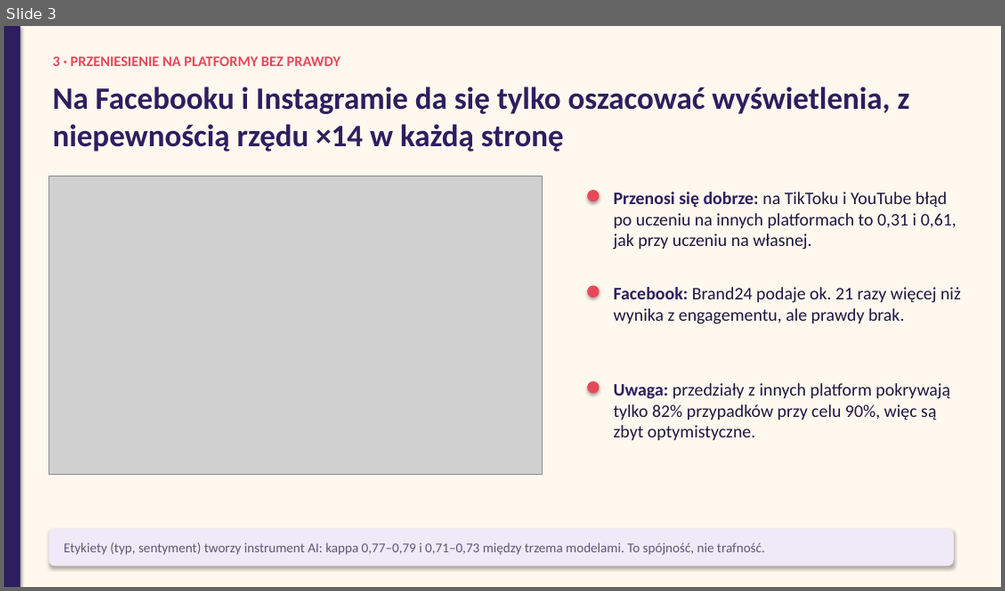
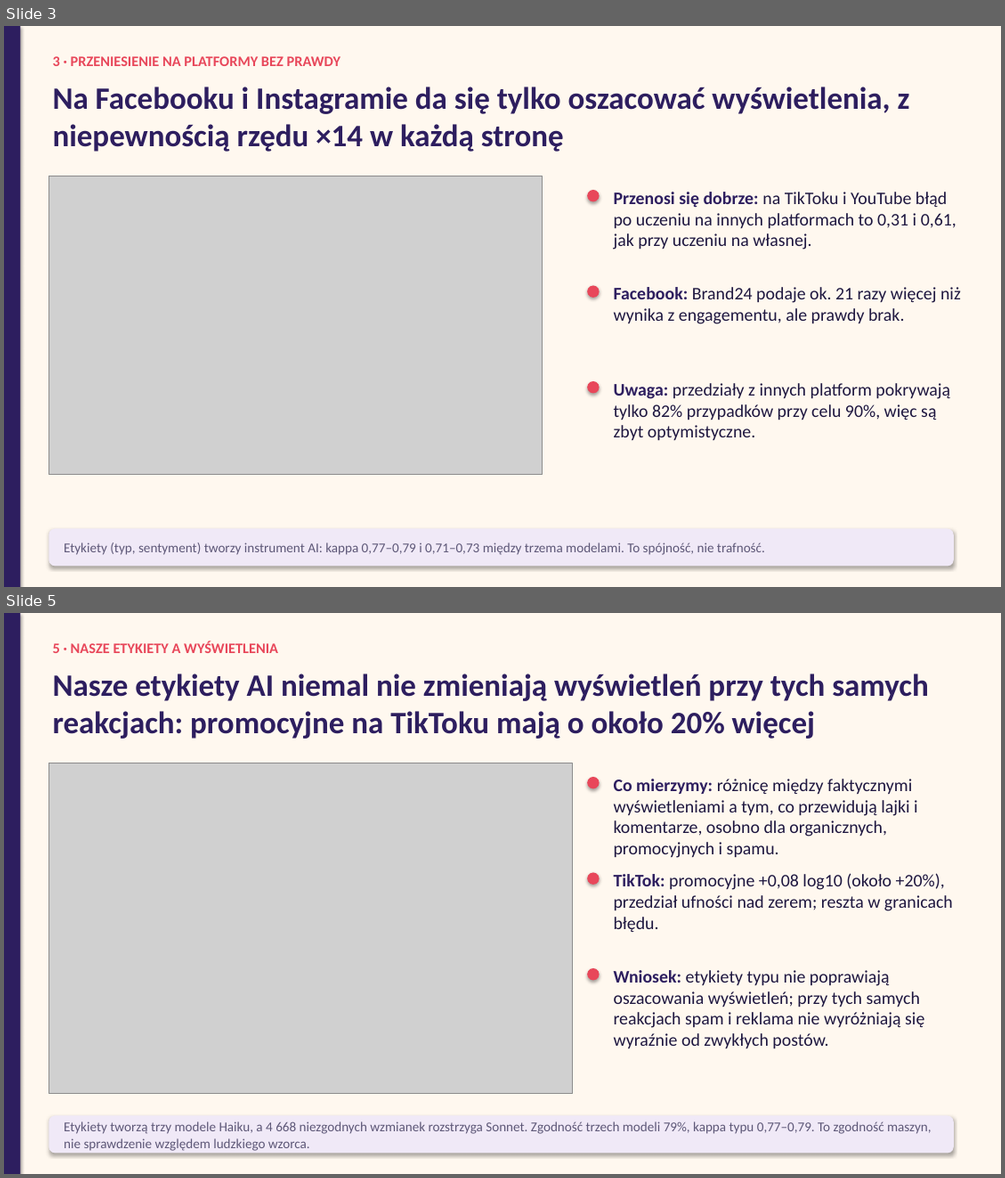
Before and after one commit to mikolaj-olesinski/Digital-Media-Analysis-PWR, a slide deck: pitchdeck/results_pl.pptx. Shown one above the other, each under a label of ours: slide 3 before the commit, slides 3 and 5 after it; the slides between them are not shown. The pictures are 1005x591 and 1005x1178 pixels, drawn with LibreOffice and Linux fonts; fonts in the diff are those of the drawing; grey boxes stand for pictures. Boxes give left, top, right and bottom in pixels: in the first picture for what was removed or moved away, otherwise in the second. Text is boxed around its words. In the diff, an @@ line names an element or a change of style, - is before the commit and + after.

Commit message:
Add model zoo, graph features and strata notebook, label-vs-views slides and architecture slide

```diff
--- a/pitchdeck/results_pl.pptx
+++ b/pitchdeck/results_pl.pptx
@@ slide 5 added at (4, 613, 1001, 1174), background #FFF8EF @@
@@ rectangle added at (4, 613, 20, 1174), fill #2D1E5F @@
@@ text added at (53, 641, 278, 653), 14 pt, text #E8475A, bold @@
+5 · NASZE ETYKIETY A WYŚWIETLENIA
@@ text added at (53, 674, 929, 738), 30 pt, text #2D1E5F, bold @@
+Nasze etykiety AI niemal nie zmieniają wyświetleń przy tych samych reakcjach: promocyjne na TikToku mają o około 20% więcej
@@ picture added at (48, 763, 573, 1094) @@
@@ ellipse added at (587, 777, 599, 788), fill #E8475A @@
@@ text added at (614, 779, 918, 858), 17 pt, text #1E1740 @@
+Co mierzymy: różnicę między faktycznymi wyświetleniami a tym, co przewidują lajki i komentarze, osobno dla organicznych, promocyjnych i spamu.
@@ ellipse added at (587, 873, 599, 884), fill #E8475A @@
@@ text added at (614, 873, 953, 932), 17 pt, text #1E1740 @@
+TikTok: promocyjne +0,08 log10 (około +20%), przedział ufności nad zerem; reszta w granicach błędu.
@@ ellipse added at (587, 968, 599, 981), fill #E8475A @@
@@ text added at (614, 970, 924, 1049), 17 pt, text #1E1740 @@
+Wniosek: etykiety typu nie poprawiają oszacowania wyświetleń; przy tych samych reakcjach spam i reklama nie wyróżniają się wyraźnie od zwykłych postów.
@@ rounded rectangle added at (48, 1116, 954, 1153), fill #F0E9F7 @@
@@ text added at (64, 1121, 931, 1151), 13 pt, text #5E5878 @@
+Etykiety tworzą trzy modele Haiku, a 4 668 niezgodnych wzmianek rozstrzyga Sonnet. Zgodność trzech modeli 79%, kappa typu 0,77–0,79. To zgodność maszyn, nie sprawdzenie względem ludzkiego wzorca.
```
Also in this commit, not shown: 2 other slides added, 15 other files.
